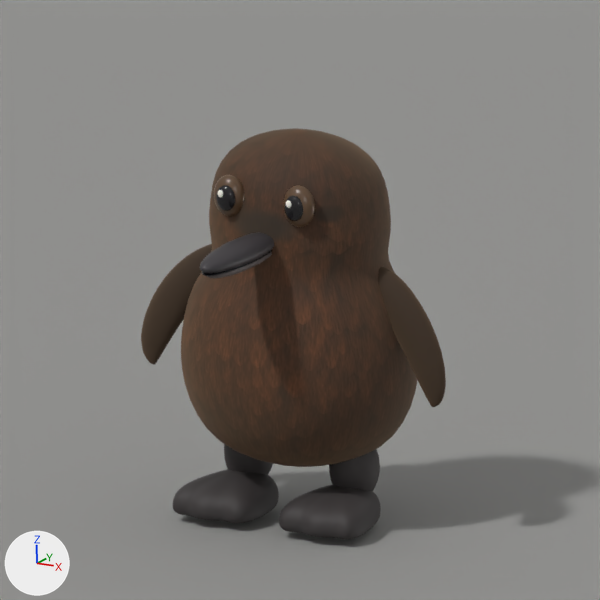
An edit to the Blender file pebble/Pebble_Chick/Pebble_Chick.blend, drawn before and after from the same camera.
Both versions are drawn from the file's camera 'Preview camera'. Lighting does not change. The marker at lower left points along +X, +Y and +Z. The first picture is the older version.

Objects in the first picture: 'SK_Pebble_Chick', 'Studio floor'.
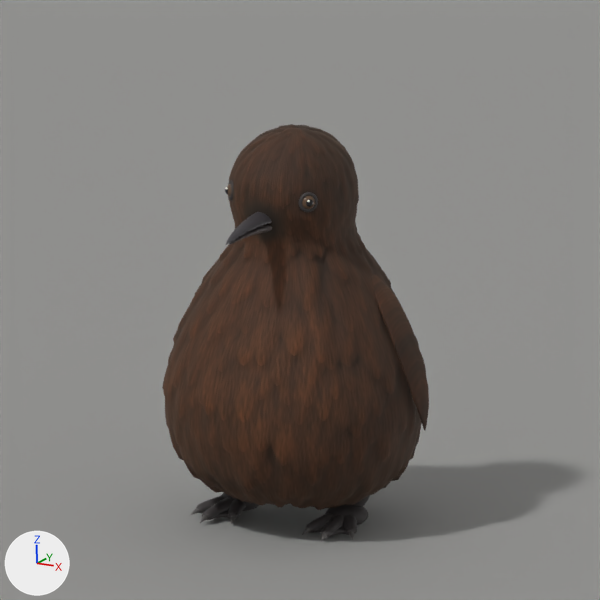
Where the change shows, as pixel boxes (x1, y1, x2, y2) in the pictures (600 x 600 px; the box of a moved part takes in the faces that stretch with it):
'SK_Pebble_Chick', reshaped (12% narrower): before (141, 128, 446, 539); after (162, 124, 429, 541)
part 1 of me_pebblechick_deformmesh, added: after (325, 505, 368, 525)
part 2 of me_pebblechick_deformmesh, added (mostly hidden): after (348, 495, 370, 507)
part 3 of me_pebblechick_deformmesh, added: after (302, 196, 315, 209)
part 4 of me_pebblechick_deformmesh, added (mostly hidden): after (221, 493, 259, 511)
part 5 of me_pebblechick_deformmesh, rebuilt (10% wider, 14% taller): before (181, 128, 417, 467); after (162, 124, 421, 510)
part 6 of me_pebblechick_deformmesh, rebuilt (14% narrower, 11% taller): before (378, 266, 446, 407); after (371, 274, 429, 430)
part 7 of me_pebblechick_deformmesh, rebuilt (not visible afterwards): before (141, 244, 212, 365)
part 8 of me_pebblechick_deformmesh, deleted: before (202, 185, 380, 491)
part 9 of me_pebblechick_deformmesh, moved or reshaped: before (173, 469, 381, 539); after (191, 496, 357, 541)
part 10 of me_pebblechick_deformmesh, cut back: before (199, 175, 315, 273); after (226, 180, 318, 245)

What changed in the scene script:
```text
Add mat_m_chick_claw:
    mat_m_chick_claw = principled_material('M_Chick_Claw')
    mat_m_chick_claw.base_color = (0.075, 0.07, 0.065)  # dark grey #4d4b48
    mat_m_chick_claw.roughness = 0.35
Change me_pebblechick_deformmesh:
    used by ob_sk_pebble_chick; location = (0.0, 0.0, 0.0)
    remove me_pebblechick_deformmesh.from_pydata(...)  # 14226 vertices, 14464 faces; spans x -65.3..65.3, y -74.0..48.0, z 1.8..150.0
    add me_pebblechick_deformmesh.from_pydata(...)  # 23050 vertices, 23278 faces; spans x -53.9..53.8, y -56.8..43.8, z 0.3..152.4
    me_pebblechick_deformmesh part 1: a new loose piece, a UV sphere (16 segments, 10 rings, poles along z) spanning x 14.6..30.6, y -13.5..4.5, z 0.3..8.7, in mat_m_chick_foot (dark grey #383434)
    me_pebblechick_deformmesh part 2: a new loose piece, a UV sphere (16 segments, 10 rings, poles along z) spanning x 15.1..30.1, y -8.0..8.0, z 5.0..29.0, in mat_m_chick_foot (dark grey #383434)
    me_pebblechick_deformmesh part 3: a new loose piece, a UV sphere (16 segments, 12 rings, poles along z) spanning x 12.8..18.8, y -25.4..-19.4, z 126.9..132.9, in mat_m_chick_iris (brown #5d4530)
    me_pebblechick_deformmesh part 4: a new loose piece, a UV sphere (16 segments, 10 rings, poles along z) spanning x -30.6..-14.6, y -13.5..4.5, z 0.3..8.7, in mat_m_chick_foot (dark grey #383434)
    me_pebblechick_deformmesh part 5: the loose piece of 4226 vertices spanning x -46.5..46.5, y -38.6..38.6, z 21.0..150.0 is rebuilt with 13442 vertices and now spans x -50.1..50.0, y -50.6..40.6, z 6.6..152.4
    me_pebblechick_deformmesh part 6: the loose piece of 1442 vertices spanning x 30.5..65.3, y -8.3..2.7, z 51.8..101.9 is rebuilt with 458 vertices and now spans x 30.2..53.8, y -7.1..8.5, z 40.0..98.4, in mat_m_chick_body (picture img_t_chick_body_basecolor)
    me_pebblechick_deformmesh part 7: the loose piece of 1442 vertices spanning x -65.3..-30.5, y -8.3..2.7, z 51.8..101.9 is rebuilt with 458 vertices and now spans x -53.9..-30.4, y -7.1..8.4, z 40.3..98.0, in mat_m_chick_body (picture img_t_chick_body_basecolor)
    me_pebblechick_deformmesh part 8: 9 loose pieces with 3442 vertices, spanning x -32.1..32.1, y -72.7..48.0, z 8.3..134.1, are deleted
    me_pebblechick_deformmesh part 9: 2466 vertices removed from x -39.7..39.7, y -33.3..7.6, z 1.8..16.0; 4696 vertices added at x -35.0..35.0, y -30.1..-2.3, z 0.7..6.9
    me_pebblechick_deformmesh part 10: 1206 vertices removed from x -21.4..21.4, y -74.0..-18.0, z 109.2..137.2; 2468 vertices added at x -19.4..19.4, y -56.8..-20.0, z 117.1..133.8
    other edits to the shape of me_pebblechick_deformmesh do not show in these pictures
    remove me_pebblechick_deformmesh.materials.append(mat_m_chick_downdark)  # black #2b1b0d
    remove me_pebblechick_deformmesh.materials.append(mat_m_chick_sole)  # dark grey #383535
    add me_pebblechick_deformmesh.materials.append(mat_m_chick_claw)  # dark grey #4d4b48
```
